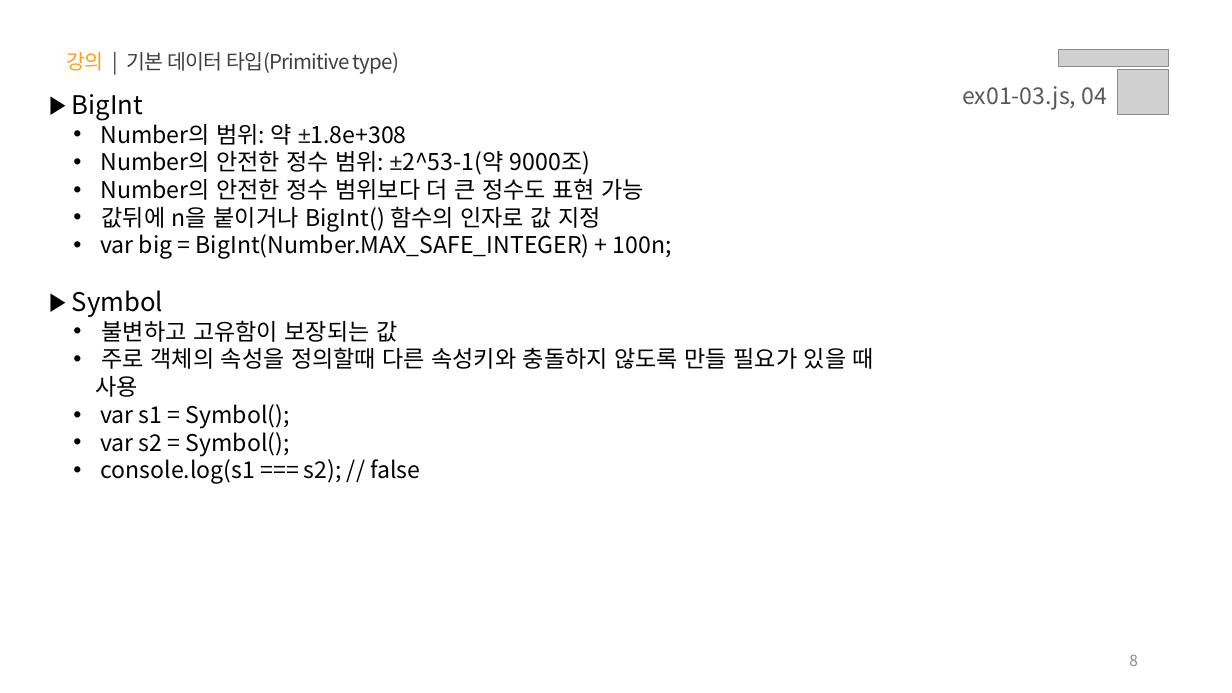
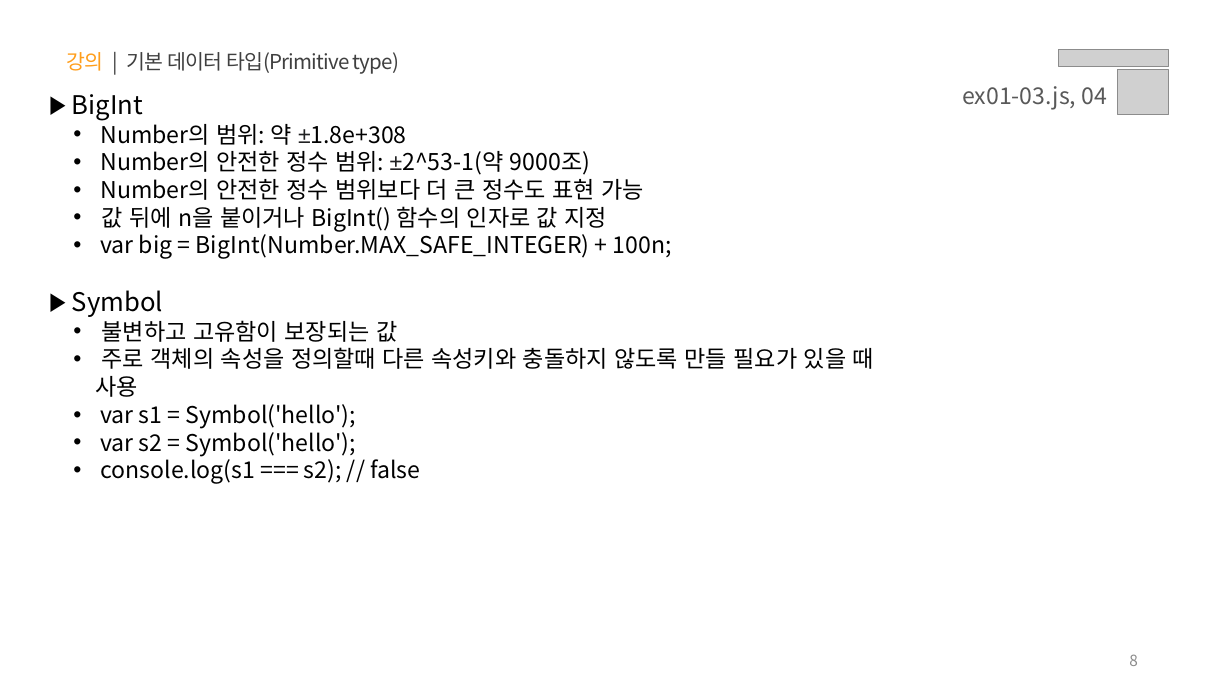
Before and after one commit to uzoolove/FES09-Javascript, a slide deck: slide 8 of PPT/01.자바스크립트 - 데이터 타입.pptx. Drawn at 1232x693 pixels with LibreOffice and Linux fonts; fonts in the diff are those of the drawing; grey boxes stand for pictures. Boxes give left, top, right and bottom in pixels: in the first picture for what was removed or moved away, otherwise in the second. Text is boxed around its words. In the diff, an @@ line names an element or a change of style, - is before the commit and + after.

```diff
--- a/PPT/01.자바스크립트 - 데이터 타입.pptx
+++ b/PPT/01.자바스크립트 - 데이터 타입.pptx
@@ text at [102,206,608,231]: spaces changed @@
-  • 값뒤에 n을 붙이거나 BigInt() 함수의 인자로 값 지정
+  • 값 뒤에 n을 붙이거나 BigInt() 함수의 인자로 값 지정
@@ text at [100,404,356,456]: text changed @@
-  • var s1 = Symbol();
-  • var s2 = Symbol();
+  • var s1 = Symbol('hello');
+  • var s2 = Symbol('hello');
```
Also in this commit, not shown: 1 other slide changed.
